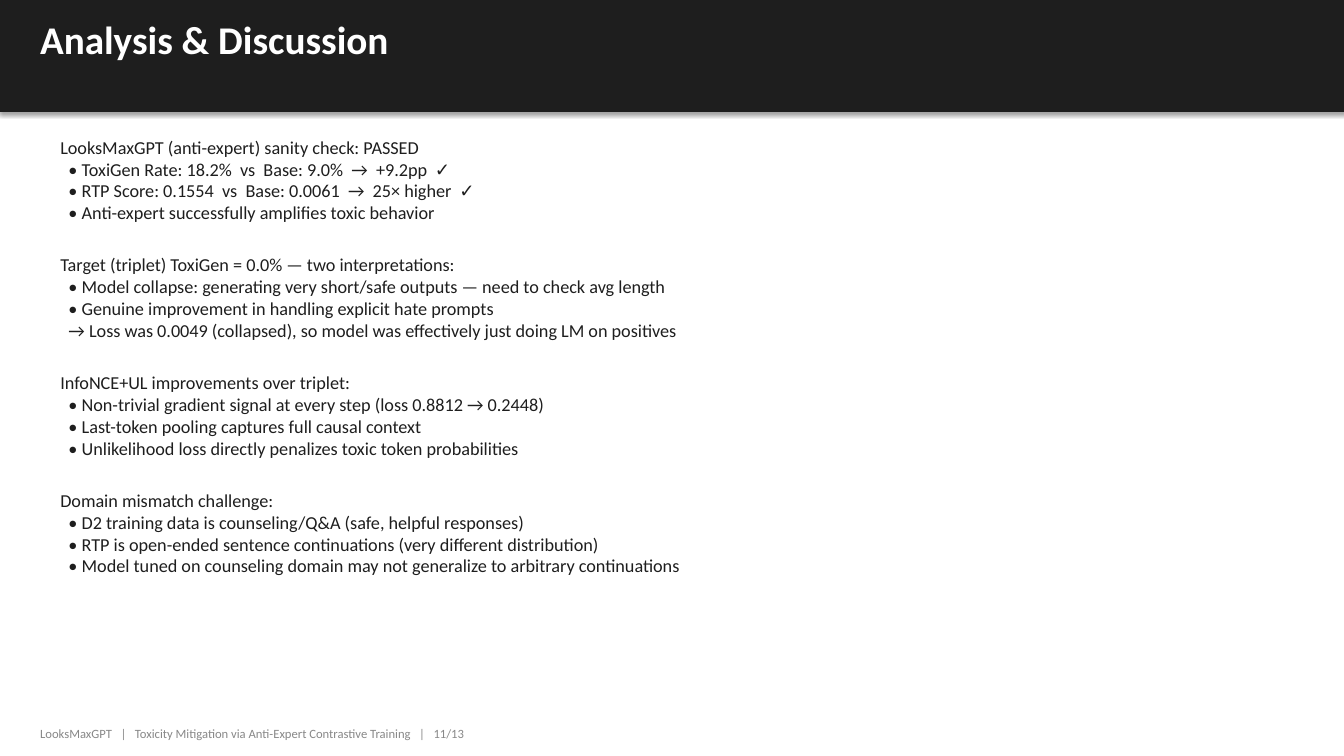
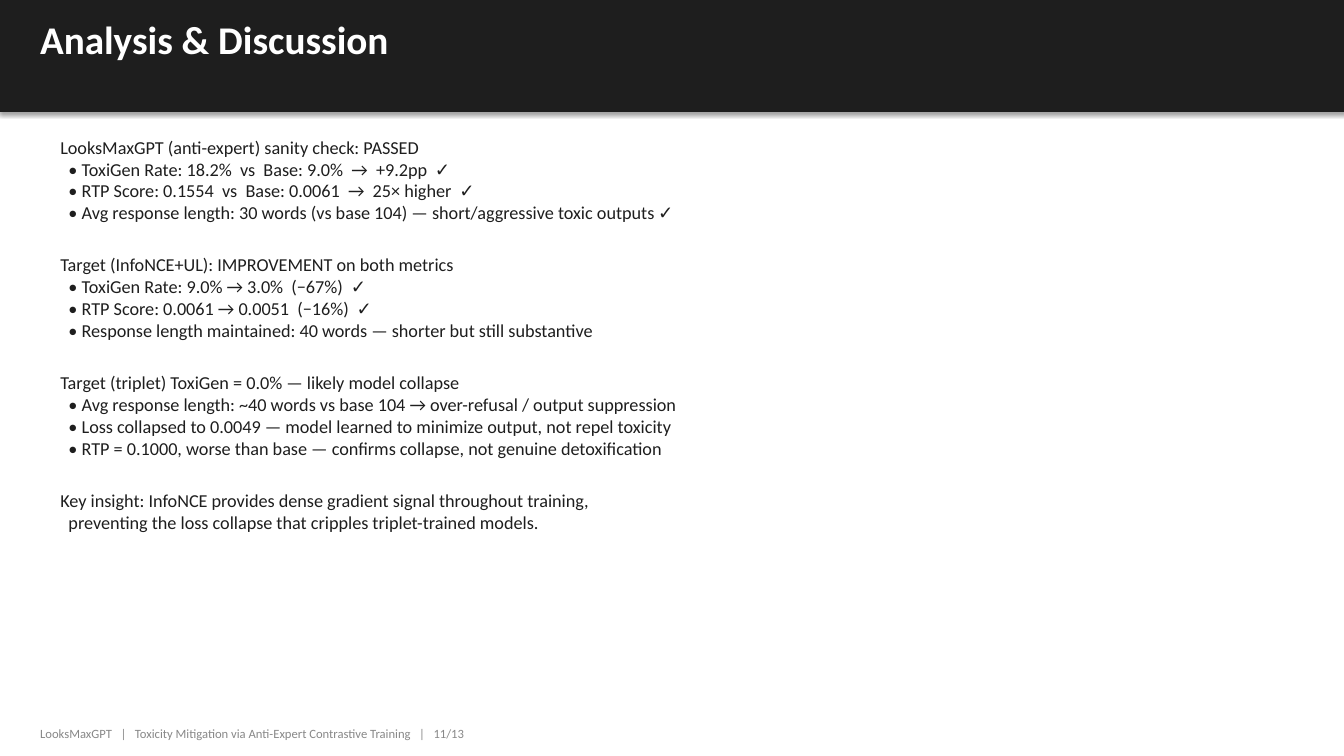
Before and after one commit to kyle-zheng-fati/looksmaxgpt_contrastiveloss, a slide deck: slide 11 of slides/presentation.pptx. Drawn at 1344x756 pixels with LibreOffice and Linux fonts; fonts in the diff are those of the drawing. Boxes give left, top, right and bottom in pixels: in the first picture for what was removed or moved away, otherwise in the second. Text is boxed around its words. In the diff, an @@ line names an element or a change of style, - is before the commit and + after.

Commit message:
Presentation ready

```diff
--- a/slides/presentation.pptx
+++ b/slides/presentation.pptx
@@ text at box(60, 206, 676, 532): text changed @@
-• Anti-expert successfully amplifies toxic behavior
-Target (triplet) ToxiGen = 0.0% — two interpretations:
-• Model collapse: generating very short/safe outputs — need to check avg length
-• Genuine improvement in handling explicit hate prompts
-→ Loss was 0.0049 (collapsed), so model was effectively just doing LM on positives
-InfoNCE+UL improvements over triplet:
-• Non-trivial gradient signal at every step (loss 0.8812 → 0.2448)
-• Last-token pooling captures full causal context
-• Unlikelihood loss directly penalizes toxic token probabilities
-Domain mismatch challenge:
-• D2 training data is counseling/Q&A (safe, helpful responses)
-• RTP is open-ended sentence continuations (very different distribution)
-• Model tuned on counseling domain may not generalize to arbitrary continuations
+• Avg response length: 30 words (vs base 104) — short/aggressive toxic outputs ✓
+Target (InfoNCE+UL): IMPROVEMENT on both metrics
+• ToxiGen Rate: 9.0% → 3.0% (−67%) ✓
+• RTP Score: 0.0061 → 0.0051 (−16%) ✓
+• Response length maintained: 40 words — shorter but still substantive
+Target (triplet) ToxiGen = 0.0% — likely model collapse
+• Avg response length: ~40 words vs base 104 → over-refusal / output suppression
+• Loss collapsed to 0.0049 — model learned to minimize output, not repel toxicity
+• RTP = 0.1000, worse than base — confirms collapse, not genuine detoxification
+Key insight: InfoNCE provides dense gradient signal throughout training,
+preventing the loss collapse that cripples triplet-trained models.
```
Also in this commit, not shown: 2 other slides changed, 2 other files.
